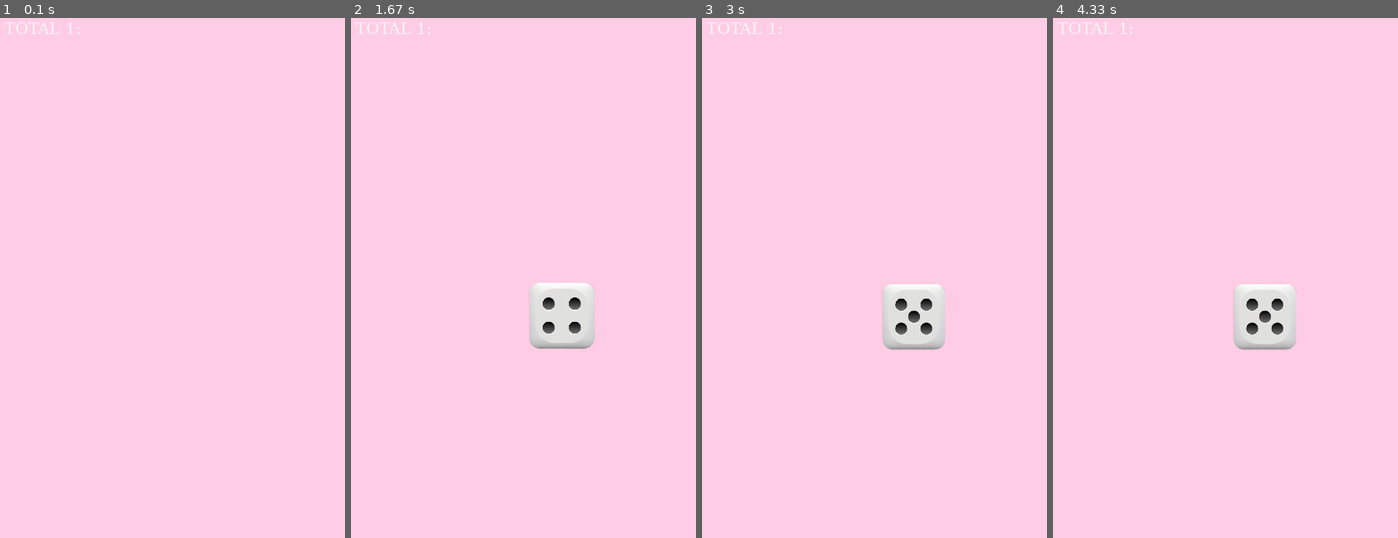
Above: before the commit, frames 1-4 (left to right).
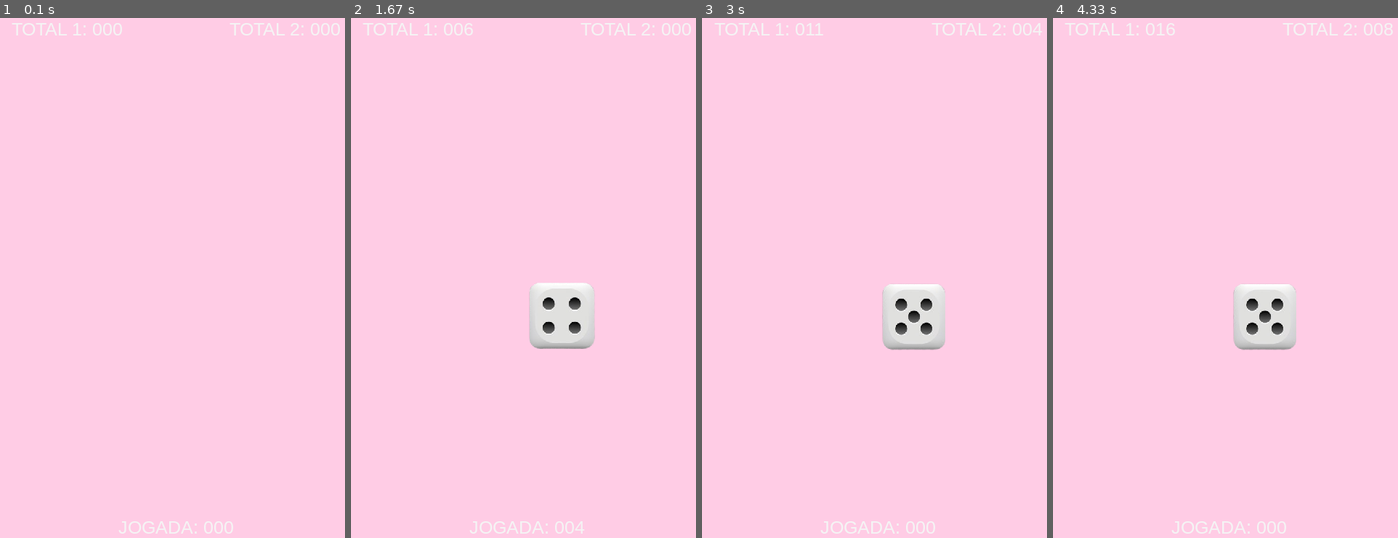
Above: after the commit, the same moments.

Repository: mariafbmorales/PyGame
Game: pygame game, started from jogo.py
The game is run twice, just before and just after one commit, with the same random seed, the same clock (stepped at 60 frames per second) and the same inputs.
Inputs:
- Up to frame 1 (0.1 s): no input
- Up to frame 2 (1.67 s): hold Up 0.33-0.8 s; hold Down 0.83-1.13 s; hold Up 1.17-1.53 s; hold Down from 1.57 s (still down)
- Up to frame 3 (3 s): release Down at 1.93 s; hold Up 1.97-2.27 s; hold Down 2.3-2.6 s; hold Up from 2.63 s (still down)
- Up to frame 4 (4.33 s): release Up at 3 s; hold Down 3.03-3.4 s; hold Up 3.43-3.73 s; hold Down 3.77-4.07 s; hold Up from 4.1 s (still down)

The runs differ from the first frame. In frame 1, 0.7% of the frame differs, in the area x 1-99%, y 0-100%; in frame 2, 0.7%; in frame 3, 0.6%; in frame 4, 0.7%.

Commit message:
pontuacao jogadas

Diff:
--- a/jogo.py
+++ b/jogo.py
@@ -96,12 +96,25 @@
     elif n == 6:
         window.blit(dado6_img_small, (WIDTH//2, HEIGHT//2))
     #Gerando o texto
-    font = pygame.font.SysFont('georgia', 25)
-    total1 = font.render('TOTAL 1: ', True, (244, 244, 244))
+    font = pygame.font.SysFont('arial', 25)
+
+    #Texto da pontuação total do jogador 1:
+    total1 = font.render('TOTAL 1: '"{:03d}".format(pontuacao_total1), True, (244, 244, 244))
     text_rect = total1.get_rect()
-    text_rect.midtop = (WIDTH //5, 15)
+    text_rect.midtop = (WIDTH //4, 15)
+    window.blit(total1, text_rect)
 
-    window.blit(total1, text_rect)
+    #Texto da pontuação total do jogador 2:
+    total2 = font.render('TOTAL 2: '"{:03d}".format(pontuacao_total2), True, (244, 244, 244))
+    text_rect = total2.get_rect()
+    text_rect.midtop = (WIDTH*3//4, 15)
+    window.blit(total2, text_rect)
+
+    #Texto da pontuação da partida:
+    partida = font.render('JOGADA: '"{:03d}".format(pontuacao_partida), True, (244, 244, 244))
+    text_rect = partida.get_rect()
+    text_rect.midtop = (WIDTH //2, 700)
+    window.blit(partida, text_rect)
 
     #Atualiza estado do jogo
     pygame.display.update()
